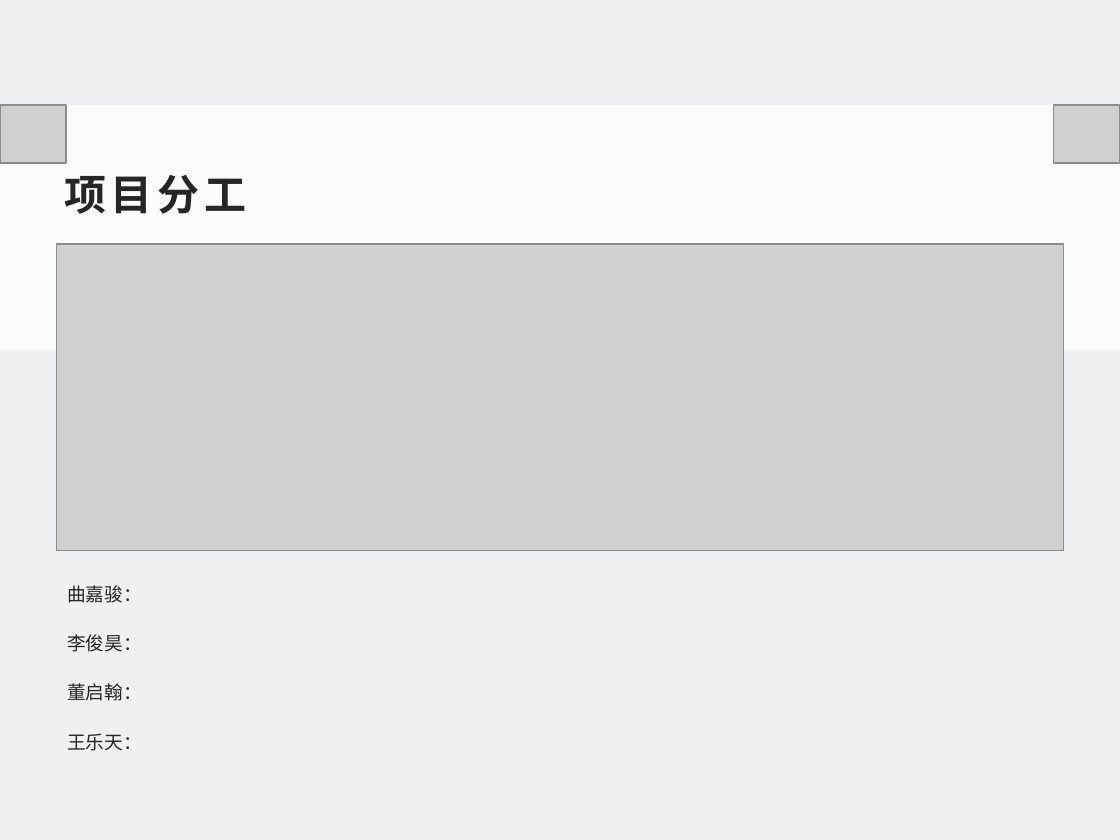
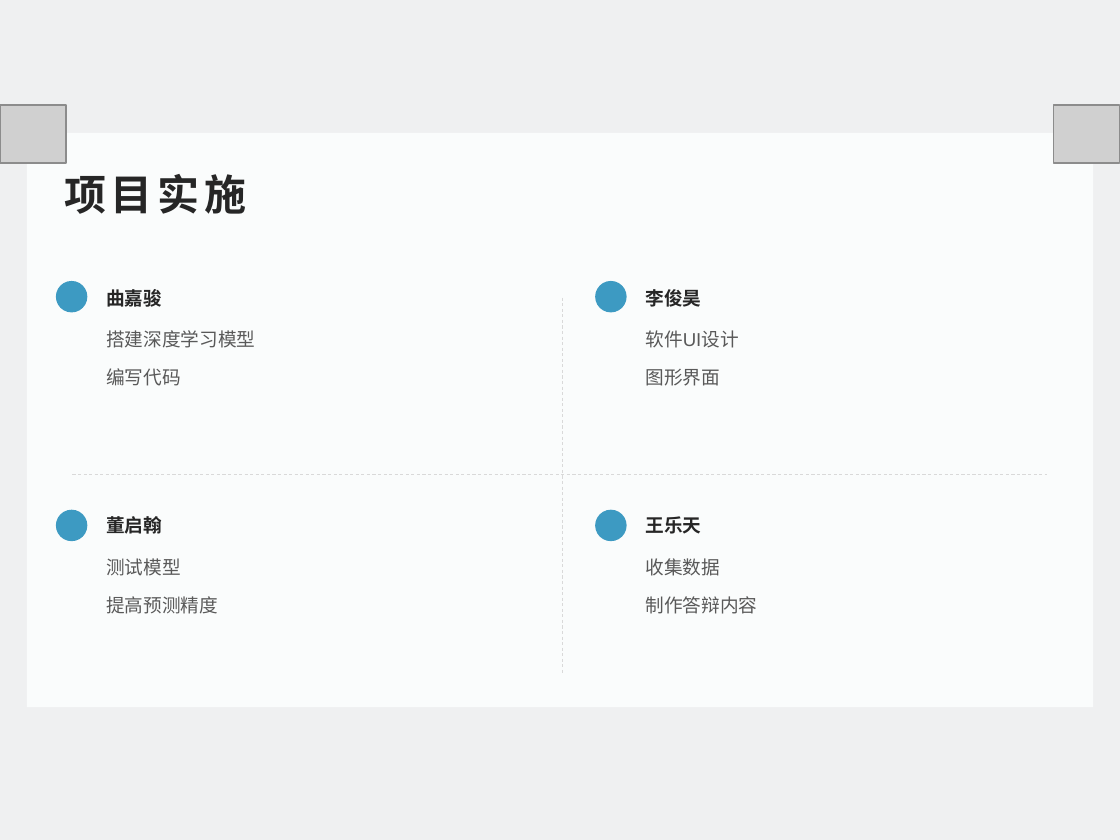
Before and after one commit to FlyBehindRussQ/Presentation, a slide deck: slide 16 of 1.pptx (slide 13 before the commit). Drawn at 1120x840 pixels with LibreOffice and Linux fonts; fonts in the diff are those of the drawing; grey boxes stand for pictures. Boxes give left, top, right and bottom in pixels: in the first picture for what was removed or moved away, otherwise in the second. Text is boxed around its words. In the diff, an @@ line names an element or a change of style, - is before the commit and + after.

Commit message:
软件封装版块改一下

```diff
--- a/1.pptx
+++ b/1.pptx
@@ rectangle: place and size @@
-rectangle at [0, 105, 1120, 351]
+rectangle at [27, 133, 1093, 708]
@@ text at [64, 174, 246, 214]: text changed @@
-项目分工
+项目实施
@@ picture removed at [56, 244, 1063, 551] @@
@@ ellipse added at [56, 281, 87, 312], fill #3D9AC2 @@
@@ text added at [106, 289, 162, 307], 12 pt, text #262626, bold @@
+曲嘉骏
@@ line added from (562, 298) to (562, 673), #D9D9D9 0.5 pt dashed @@
@@ ellipse added at [595, 281, 626, 312], fill #3D9AC2 @@
@@ text added at [645, 289, 701, 307], 12 pt, text #262626, bold @@
+李俊昊
@@ text added at [106, 330, 255, 386], 12 pt, text #595959 @@
+搭建深度学习模型
+编写代码
@@ text added at [645, 330, 738, 386], 12 pt, text #595959 @@
+软件UI设计
+图形界面
@@ line added from (73, 475) to (1047, 475), #D9D9D9 0.5 pt dashed @@
@@ ellipse added at [56, 510, 87, 541], fill #3D9AC2 @@
@@ text added at [106, 516, 162, 534], 12 pt, text #262626, bold @@
+董启翰
@@ ellipse added at [595, 510, 626, 541], fill #3D9AC2 @@
@@ text added at [645, 516, 701, 534], 12 pt, text #262626, bold @@
+王乐天
@@ text added at [106, 558, 218, 614], 12 pt, text #595959 @@
+测试模型
+提高预测精度
@@ text added at [645, 558, 757, 614], 12 pt, text #595959 @@
+收集数据
+制作答辩内容
@@ text removed at [67, 585, 142, 751] @@
-曲嘉骏：
-李俊昊：
-董启翰：
-王乐天：
```
Also in this commit, not shown: 5 other slides changed, 3 slides added, 2 slides removed.
